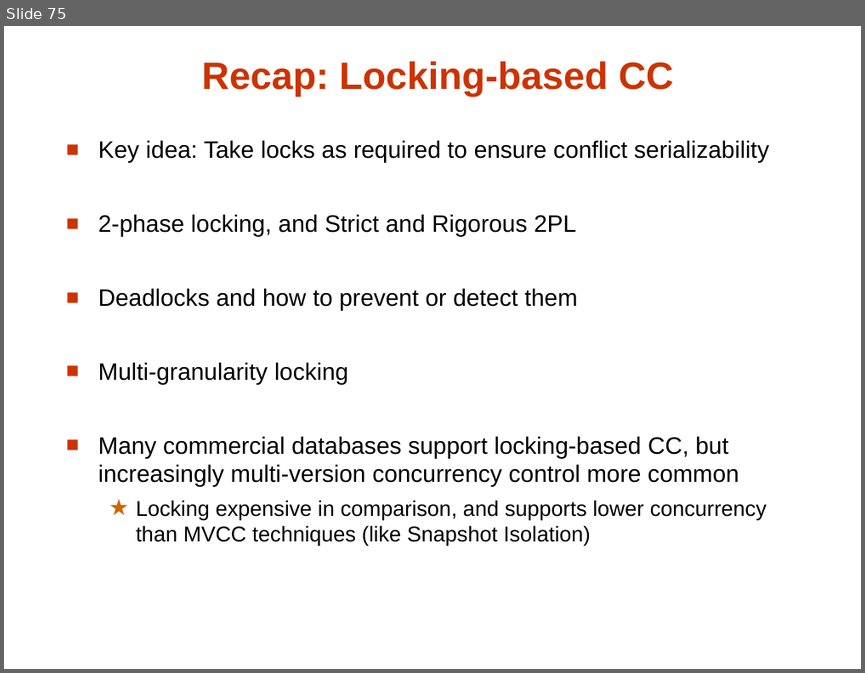
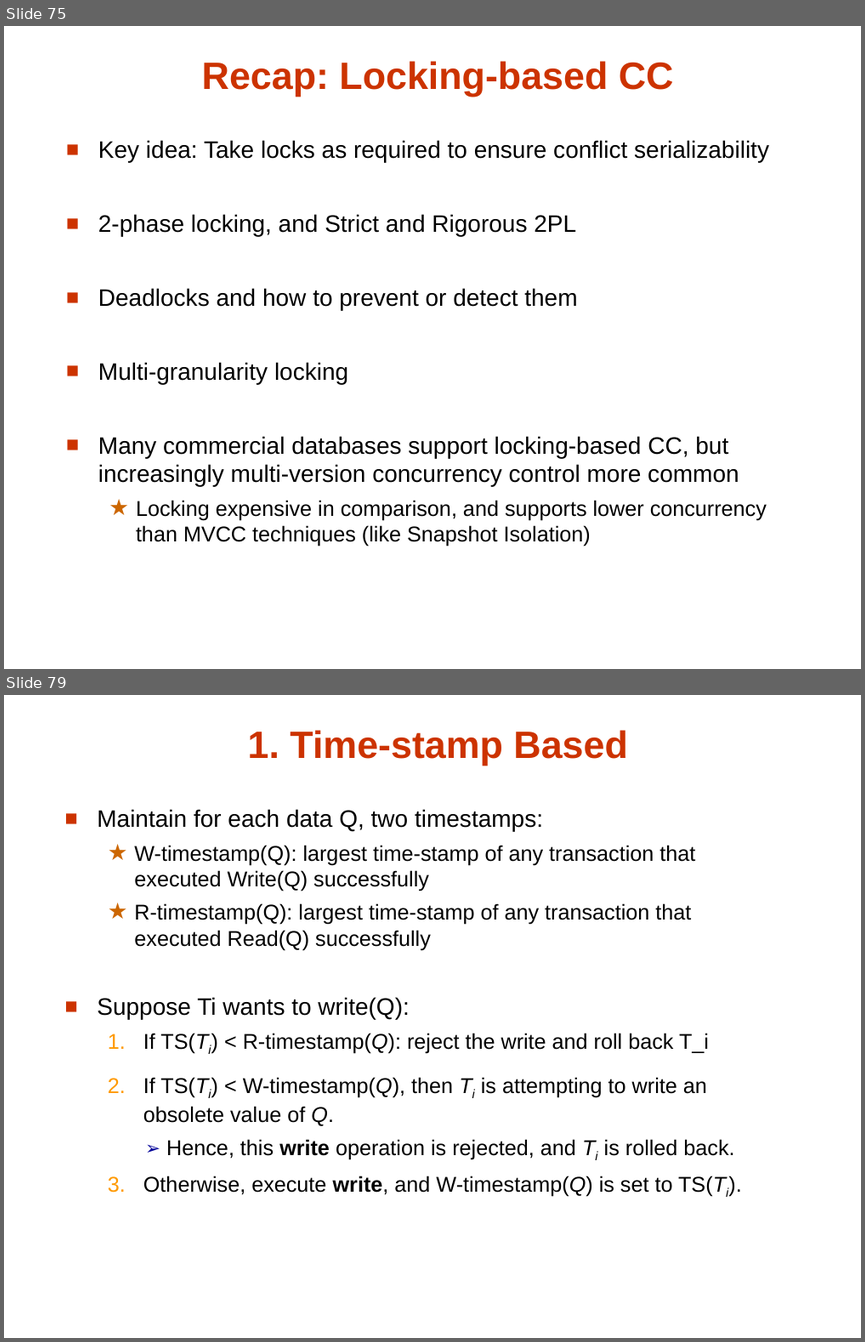
Before and after one commit to umddb/cmsc424-fall2021, a slide deck: Slides/06-Transactions.pptx. Shown one above the other, each under a label of ours: slide 75 before the commit, slides 75 and 79 after it; the slides between them are not shown. The pictures are 865x673 and 865x1342 pixels, drawn with LibreOffice and Linux fonts; fonts in the diff are those of the drawing. Boxes give left, top, right and bottom in pixels: in the first picture for what was removed or moved away, otherwise in the second. Text is boxed around its words. In the diff, an @@ line names an element or a change of style, - is before the commit and + after.

Commit message:
transactions slides updated

```diff
--- a/Slides/06-Transactions.pptx
+++ b/Slides/06-Transactions.pptx
@@ slide 79 added at <box>4,695,861,1338</box>, background #FFFFFF @@
@@ title added at <box>248,730,627,766</box>, 32 pt, text #CC3300, bold @@
+1. Time-stamp Based
@@ text added at <box>97,809,734,1197</box>, 18 pt, text #000000 @@
+■ Maintain for each data Q, two timestamps:
+  ★ W-timestamp(Q): largest time-stamp of any transaction that executed Write(Q) successfully
+  ★ R-timestamp(Q): largest time-stamp of any transaction that executed Read(Q) successfully
+■ Suppose Ti wants to write(Q):
+  1. If TS(Ti) < R-timestamp(Q): reject the write and roll back T_i
+  2. If TS(Ti) < W-timestamp(Q), then Ti is attempting to write an
+  obsolete value of Q.
+    ➢ Hence, this write operation is rejected, and Ti is rolled back.
+  3. Otherwise, execute write, and W-timestamp(Q) is set to TS(Ti).
```
Also in this commit, not shown: 14 slides changed, 25 other slides added, 5 slides removed.
